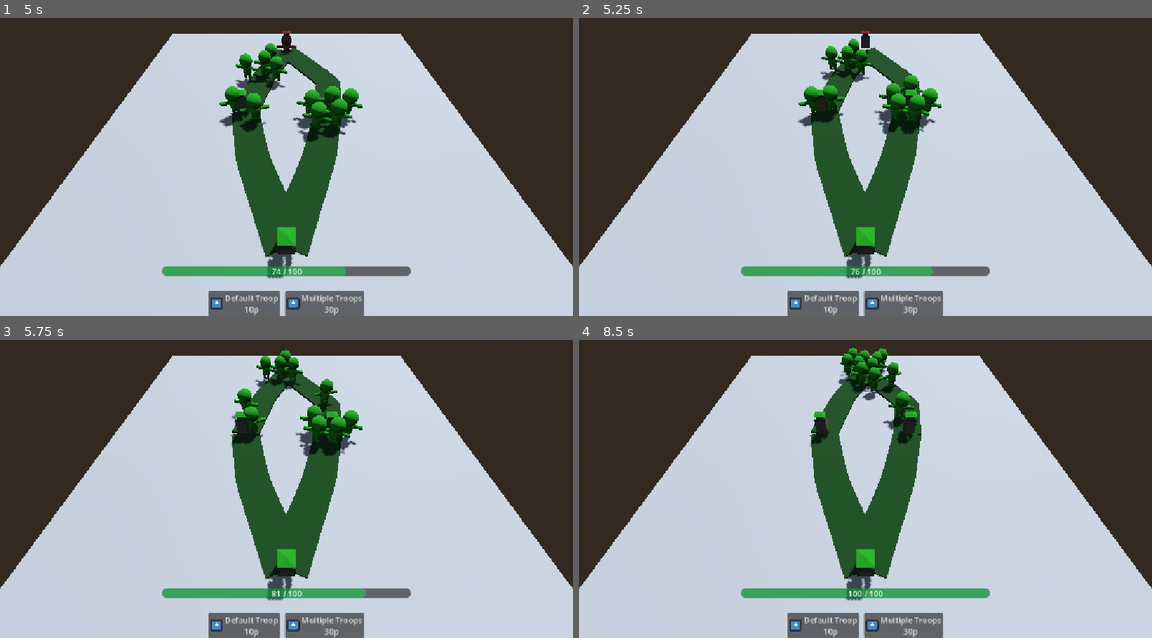
Above: before the commit, frames 1-4 (two rows, left to right).
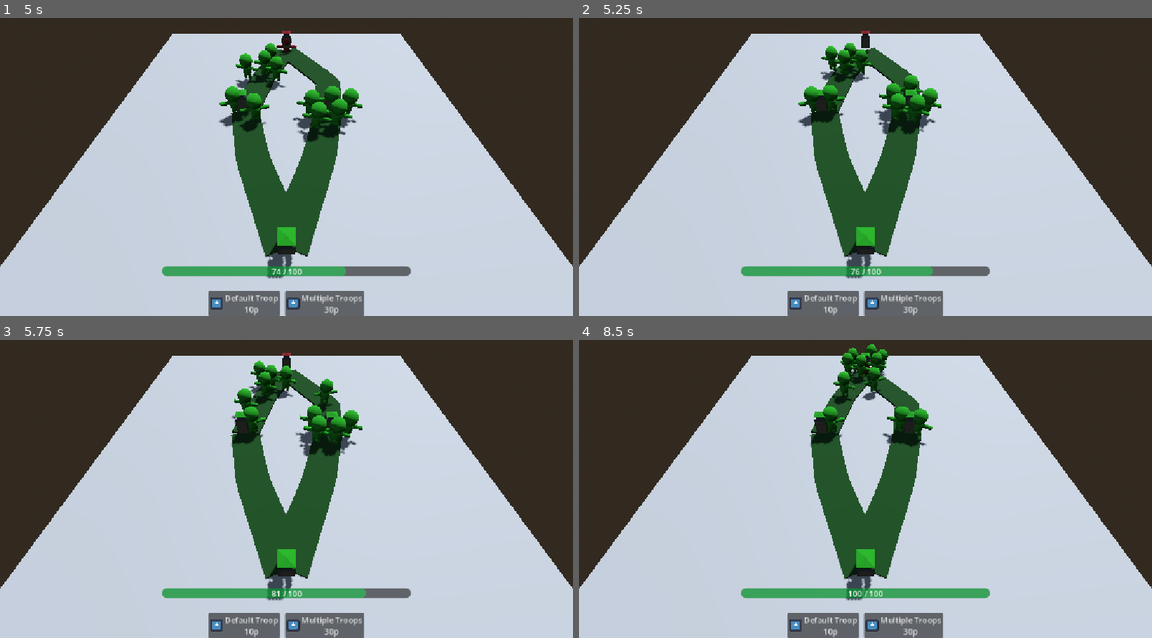
Above: after the commit, the same moments.

Repository: redd096/CrossCommunityGameJam2026
Game: Godot game, scene res://Scenes/game_scene.tscn
The game is run twice, just before and just after one commit, with the same random seed, the same clock (stepped at 60 frames per second) and the same inputs. The engine's default icon, where the game draws it, is replaced by a stand-in: a white triangle on a blue panel in a dark square.
Inputs (mouse positions are in pixels of both pictures, inside the frame that each line leads up to):
- Up to frame 1 (5 s): click "Default Troop 10p" at 0.5 s; click "Multiple Troops 30p" at 1.25 s; move the mouse to (412, 140) at 2.02 s; hold Right (ui_right) 2.03-2.78 s; click (412, 140) at 2.17 s; move the mouse to (171, 169) at 2.77 s; hold Down (ui_down) 2.78-3.53 s; tap Enter (ui_accept) at 3.02, 4.52 s; move the mouse to (343, 83) at 3.52 s; hold Right (ui_right) 3.53-4.28 s; move the mouse to (257, 220) at 4.27 s; hold Up (ui_up) from 4.28 s (still down); click (257, 220) at 4.42 s
- Up to frame 2 (5.25 s): move the mouse to (1037, 202) at 5.02 s; release Up (ui_up) at 5.03 s; hold Left (ui_left) from 5.03 s (still down)
- Up to frame 3 (5.75 s): keep holding Left (ui_left); tap Enter (ui_accept) at 5.27 s
- Up to frame 4 (8.5 s): move the mouse to (693, 429) at 5.77 s; tap Enter (ui_accept) at 6.02, 8.27 s; move the mouse to (894, 477) at 6.52 s; release Left (ui_left) at 6.53 s; hold Down (ui_down) 6.53-7.28 s; click (894, 477) at 6.67 s; move the mouse to (779, 396) at 7.27 s; hold Right (ui_right) 7.28-8.03 s; move the mouse to (991, 462) at 8.02 s; hold Up (ui_up) from 8.03 s (still down)

Frame 1 is identical in both runs. In frame 2, 0.3% of the frame differs, in the area x 43-49%, y 6-22%; in frame 3, 0.9%; in frame 4, 1.7%, in the area x 42-62%, y 1-36%.

Commit message:
fix attack to towers

Diff:
--- a/Scenes/Units/default_enemy_unit.tscn
+++ b/Scenes/Units/default_enemy_unit.tscn
@@ -487,6 +487,7 @@
 metadata/_custom_type_script = "uid://dhp16hhrbb214"
 
 [node name="LookForTargetsArea" type="Area3D" parent="." unique_id=2129459929]
+collision_mask = 9
 
 [node name="CollisionShape3D" type="CollisionShape3D" parent="LookForTargetsArea" unique_id=627063925]
 transform = Transform3D(1, 0, 0, 0, 1, 0, 0, 0, 1, 0, 0, -1)
--- a/Scenes/Units/default_player_unit.tscn
+++ b/Scenes/Units/default_player_unit.tscn
@@ -480,6 +480,7 @@
 metadata/_custom_type_script = "uid://dhp16hhrbb214"
 
 [node name="LookForTargetsArea" type="Area3D" parent="." unique_id=1375720882]
+collision_mask = 9
 
 [node name="CollisionShape3D" type="CollisionShape3D" parent="LookForTargetsArea" unique_id=1763671409]
 transform = Transform3D(1, 0, 0, 0, 1, 0, 0, 0, 1, 0, 0, -1)
--- a/Scenes/Units/multiple_player_unit.tscn
+++ b/Scenes/Units/multiple_player_unit.tscn
@@ -481,6 +481,7 @@
 metadata/_custom_type_script = "uid://dhp16hhrbb214"
 
 [node name="LookForTargetsArea" type="Area3D" parent="." unique_id=758812565]
+collision_mask = 9
 
 [node name="CollisionShape3D" type="CollisionShape3D" parent="LookForTargetsArea" unique_id=545581369]
 transform = Transform3D(1, 0, 0, 0, 1, 0, 0, 0, 1, 0, 0, -1)
